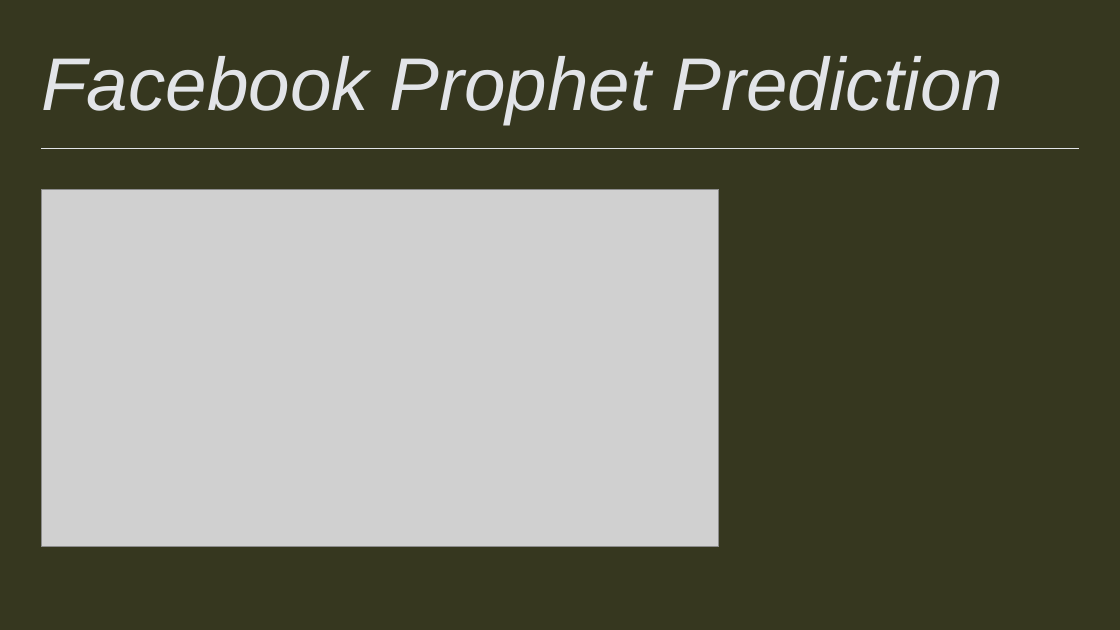
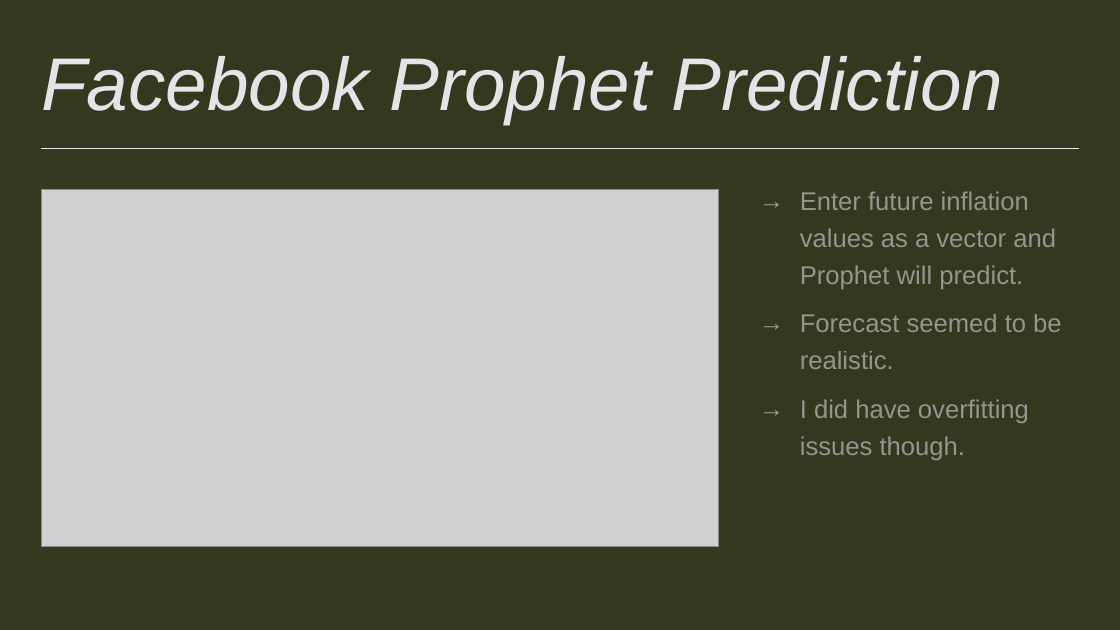
Before and after one commit to kurtameyer/COMP4441, a slide deck: slide 17 of COMP4441 Presentation.pptx (slide 16 before the commit). Drawn at 1120x630 pixels with LibreOffice and Linux fonts; fonts in the diff are those of the drawing; grey boxes stand for pictures. Boxes give left, top, right and bottom in pixels: in the first picture for what was removed or moved away, otherwise in the second. Text is boxed around its words. In the diff, an @@ line names an element or a change of style, - is before the commit and + after.

```diff
--- a/COMP4441 Presentation.pptx
+++ b/COMP4441 Presentation.pptx
@@ text added at bbox=[800, 191, 1062, 460], 22 pt, text #E2E4E8 at 55% opacity @@
+→ Enter future inflation values as a vector and Prophet will predict.
+→ Forecast seemed to be realistic.
+→ I did have overfitting issues though.
```
Also in this commit, not shown: 2 other slides changed, 3 slides added, 1 slide removed.
